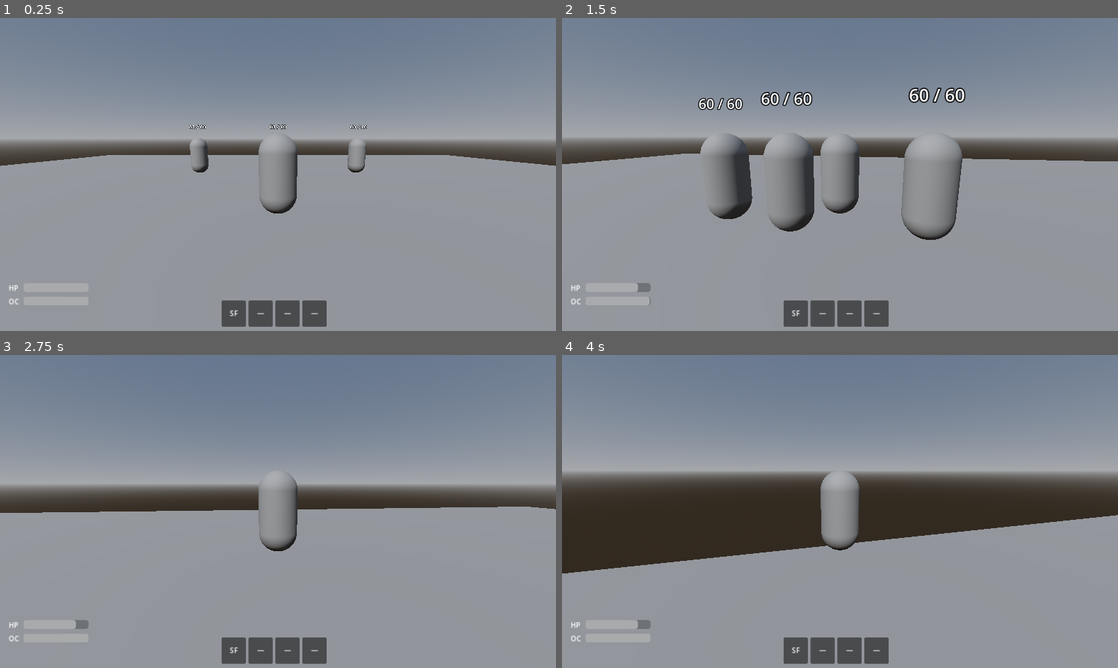
Above: before the commit, frames 1-4 (two rows, left to right).
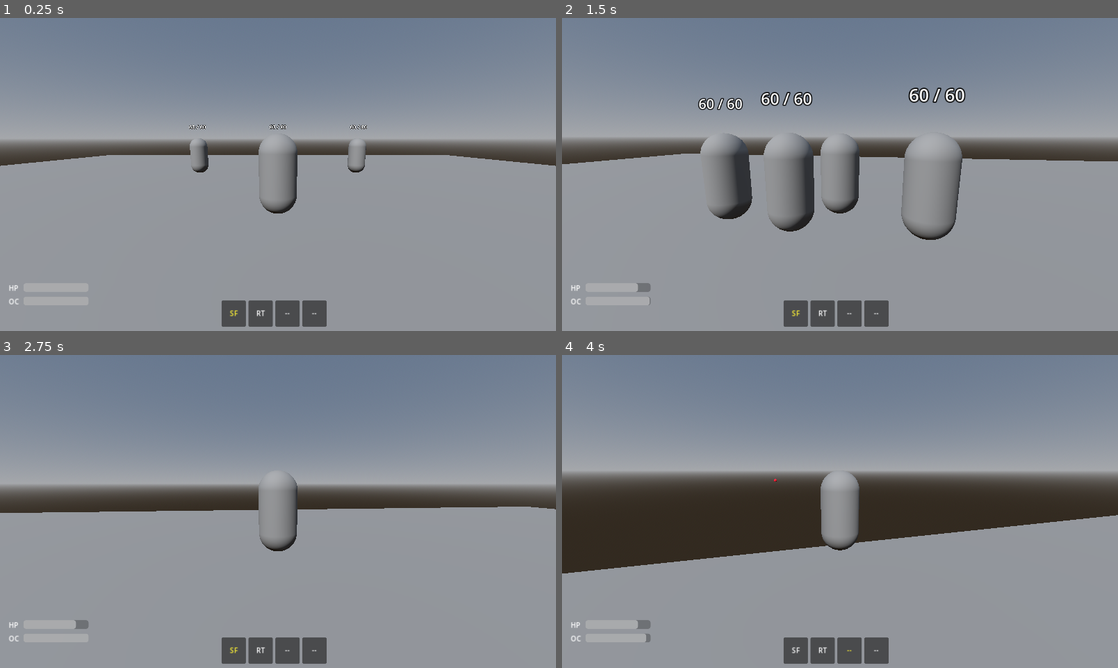
Above: after the commit, the same moments.

Repository: architectwuji-hash/sun-petal-kingdom
Game: Godot game, scene res://scenes/world/TestArena.tscn
Two runs of this game, one before a commit and one after it. Both use one fixed random seed, a clock stepped at 60 frames per second and the inputs below.
Inputs (mouse positions are in pixels of both pictures, inside the frame that each line leads up to):
- Up to frame 1 (0.25 s): no input
- Up to frame 2 (1.5 s): tap Enter (ui_accept) at 0.5, 0.77 s; move the mouse to (867, 174) at 0.52 s; hold Right mouse button (use_power) 0.53-1.28 s; hold W (move_forward) from 0.53 s (still down); move the mouse to (812, 174) at 1.27 s; click (812, 174) at 1.35 s
- Up to frame 3 (2.75 s): keep holding W (move_forward); tap Enter (ui_accept) at 1.52 s; right-click (250, 511) at 1.55 s; move the mouse to (289, 505) at 2.02 s; hold 1 (slot_1) from 2.03 s (still down); right-click (289, 505) at 2.3 s
- Up to frame 4 (4 s): keep holding W (move_forward); move the mouse to (834, 517) at 2.77 s; release 1 (slot_1) at 2.78 s; tap 2 (slot_2) at 2.85 s; tap Enter (ui_accept) at 3.02, 3.77 s; right-click (834, 517) at 3.05 s; move the mouse to (878, 514) at 3.52 s; hold 3 (slot_3) from 3.53 s (still down); right-click (878, 514) at 3.8 s

The runs differ from the first frame. In frame 1, less than 0.1% of the frame differs, in the area x 41-58%, y 93-96%; in frame 2, less than 0.1%; in frame 3, less than 0.1%; in frame 4, less than 0.1%, in the area x 14-58%, y 39-96%.

Commit message:
Task 9: Rose Thorn projectile, slot bar display, HUD node path fixes
- Add scripts/player/rose_thorn.gd - Area3D projectile, 18 speed, 25 dmg, 30 unit range
- Add scenes/player/RoseThorn.tscn - red-pink sphere mesh + collision
- Update power_handler.gd - Rose case fires thorn from AttackOrigin at -0.5 Y offset
- Update flower_loadout.gd - slot 2 pre-loaded with Rose
- Rewrite scripts/ui/hud.gd - correct node paths, slot label abbreviations (SF/RT/--), active slot yellows

Co-Authored-By: Claude Sonnet 4.6 <noreply@anthropic.com>
Claude-Session: https://claude.ai/code/session_01Xdz41Yjj7Zi8p9do1ybwv2

Diff:
--- a/project.godot
+++ b/project.godot
@@ -12,8 +12,8 @@
 
 config/name="Sun Petal Kingdom"
 config/description="A Godot 4 adventure game set in Ocala, FL"
+run/main_scene="res://scenes/world/TestArena.tscn"
 config/features=PackedStringArray("4.2", "Forward Plus")
-run/main_scene="res://scenes/world/TestArena.tscn"
 
 [display]
 
--- /dev/null
+++ b/scenes/player/RoseThorn.tscn
@@ -0,0 +1,23 @@
+[gd_scene load_steps=5 format=3 uid="uid://g1rosethorn1spk"]
+
+[ext_resource type="Script" path="res://scripts/player/rose_thorn.gd" id="1_rose_thorn"]
+
+[sub_resource type="SphereShape3D" id="SphereShape3D_thorn"]
+radius = 0.15
+
+[sub_resource type="StandardMaterial3D" id="StandardMaterial3D_thorn"]
+albedo_color = Color(1, 0.1, 0.2, 1)
+
+[sub_resource type="SphereMesh" id="SphereMesh_thorn"]
+material = SubResource("StandardMaterial3D_thorn")
+radius = 0.12
+height = 0.24
+
+[node name="RoseThorn" type="Area3D"]
+script = ExtResource("1_rose_thorn")
+
+[node name="CollisionShape3D" type="CollisionShape3D" parent="."]
+shape = SubResource("SphereShape3D_thorn")
+
+[node name="MeshInstance3D" type="MeshInstance3D" parent="."]
+mesh = SubResource("SphereMesh_thorn")
--- a/scripts/player/flower_loadout.gd
+++ b/scripts/player/flower_loadout.gd
@@ -6,7 +6,7 @@
 const MAX_SLOTS: int = 4
 
 # Each slot holds a flower name string or "" if empty
-var slots: Array[String] = ["Sunflower", "", "", ""]
+var slots: Array[String] = ["Sunflower", "Rose", "", ""]
 var active_slot: int = 0
 
 
--- a/scripts/player/power_handler.gd
+++ b/scripts/player/power_handler.gd
@@ -3,6 +3,9 @@
 
 @export var sunflower_burst_amount: int = 150
 @export var sunflower_burst_cost: int = 75
+@export var rose_thorn_cost: int = 50
+
+const RoseThornScene := preload("res://scenes/player/RoseThorn.tscn")
 
 var _player: Player
 var _loadout: FlowerLoadout
@@ -20,13 +23,23 @@
 	match flower:
 		"Sunflower":
 			_use_sunflower()
+		"Rose":
+			_use_rose()
 
 
 func _use_sunflower() -> void:
-	# Sunflower power 1: Burst regen — instant +150 Ocali for 75 Ocali cost
-	# Can only use if you have enough Ocali to pay the cost
 	if _player.ocali <= sunflower_burst_cost:
 		return
 	if not _player.spend_ocali(sunflower_burst_cost):
 		return
 	_player.restore_ocali(sunflower_burst_amount)
+
+
+func _use_rose() -> void:
+	if not _player.spend_ocali(rose_thorn_cost):
+		return
+	var thorn: RoseThorn = RoseThornScene.instantiate()
+	var attack_origin: Node3D = _player.get_node("AttackOrigin")
+	thorn.global_position = attack_origin.global_position - Vector3(0, 0.5, 0)
+	thorn.direction = -_player.global_transform.basis.z
+	_player.get_parent().add_child(thorn)
--- /dev/null
+++ b/scripts/player/rose_thorn.gd
@@ -0,0 +1,31 @@
+extends Area3D
+class_name RoseThorn
+
+@export var speed: float = 18.0
+@export var damage: int = 25
+
+var direction: Vector3 = Vector3.FORWARD
+var _distance_traveled: float = 0.0
+var _max_distance: float = 30.0
+
+
+func _ready() -> void:
+	body_entered.connect(_on_body_entered)
+	monitoring = true
+	monitorable = false
+
+
+func _physics_process(delta: float) -> void:
+	var move := direction * speed * delta
+	global_position += move
+	_distance_traveled += move.length()
+	if _distance_traveled >= _max_distance:
+		queue_free()
+
+
+func _on_body_entered(body: Node3D) -> void:
+	if body.is_in_group("player"):
+		return
+	if body.has_method("take_damage"):
+		body.take_damage(damage)
+	queue_free()
--- a/scripts/ui/hud.gd
+++ b/scripts/ui/hud.gd
@@ -4,29 +4,61 @@
 @onready var health_bar: ProgressBar = $StatsPanel/VBox/HealthRow/HealthBar
 @onready var ocali_bar: ProgressBar = $StatsPanel/VBox/OcaliRow/OcaliBar
 @onready var death_screen: Control = $DeathScreen
+@onready var slot_container: HBoxContainer = $SlotBar/Slots
 
+var _player: Player = null
+var _slot_panels: Array[PanelContainer] = []
+var _slot_labels: Array[Label] = []
+
+func _ready() -> void:
+	death_screen.visible = false
+	for i in range(4):
+		var panel: PanelContainer = slot_container.get_child(i) as PanelContainer
+		_slot_panels.append(panel)
+		_slot_labels.append(panel.get_child(0) as Label)
 
 func connect_to_player(player: Player) -> void:
+	_player = player
 	player.health_changed.connect(_on_health_changed)
 	player.ocali_changed.connect(_on_ocali_changed)
 	player.died.connect(_on_player_died)
+	player.flower_loadout.slot_changed.connect(_on_slot_changed)
 	health_bar.max_value = player.max_health
 	health_bar.value = player.health
 	ocali_bar.max_value = player.max_ocali
 	ocali_bar.value = player.ocali
-
+	_refresh_slots()
 
 func _on_health_changed(current: int, maximum: int) -> void:
 	health_bar.max_value = maximum
 	health_bar.value = current
 
-
 func _on_ocali_changed(current: int, maximum: int) -> void:
 	ocali_bar.max_value = maximum
 	ocali_bar.value = current
-
 
 func _on_player_died() -> void:
 	death_screen.visible = true
 	await get_tree().create_timer(3.0).timeout
 	death_screen.visible = false
+
+func _on_slot_changed(_index: int, _flower: String) -> void:
+	_refresh_slots()
+
+func _refresh_slots() -> void:
+	if _player == null:
+		return
+	var loadout: FlowerLoadout = _player.flower_loadout
+	for i in range(4):
+		_slot_labels[i].text = _abbr(loadout.slots[i])
+		if i == loadout.active_slot:
+			_slot_labels[i].add_theme_color_override("font_color", Color(1.0, 0.95, 0.2, 1.0))
+		else:
+			_slot_labels[i].remove_theme_color_override("font_color")
+
+func _abbr(flower_name: String) -> String:
+	match flower_name:
+		"Sunflower": return "SF"
+		"Rose":      return "RT"
+		"":          return "--"
+		_:           return flower_name.left(2).to_upper()
